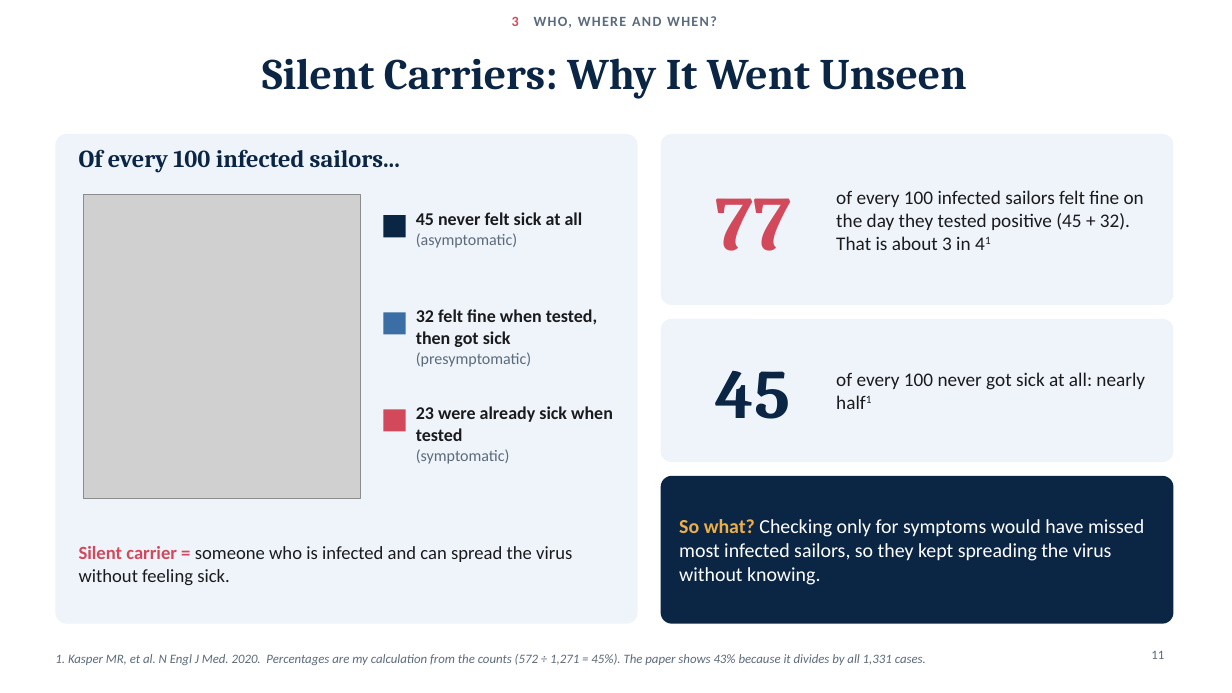
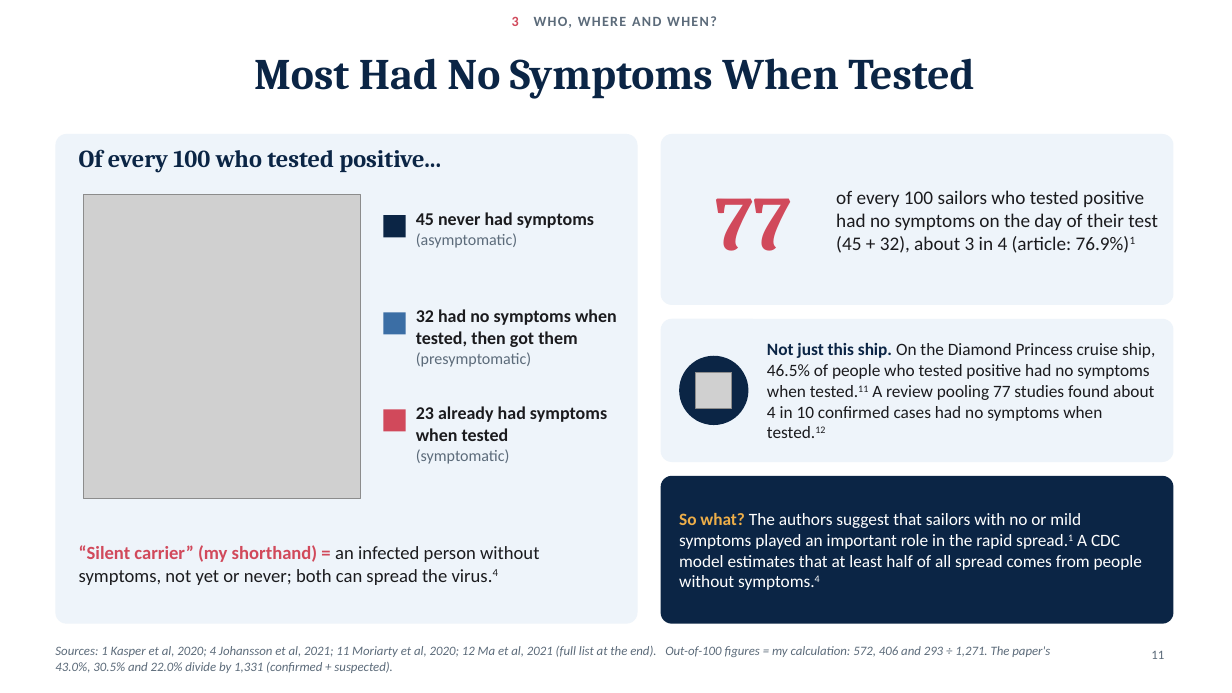
Before and after one commit to adebowa96/Research, a slide deck: slide 11 of Outbreak_of_the_Day/Covid19_Aircraft_Carrier_Outbreak.pptx. Drawn at 1232x693 pixels with LibreOffice and Linux fonts; fonts in the diff are those of the drawing; grey boxes stand for pictures. Boxes give left, top, right and bottom in pixels: in the first picture for what was removed or moved away, otherwise in the second. Text is boxed around its words. In the diff, an @@ line names an element or a change of style, - is before the commit and + after.

```diff
--- a/Outbreak_of_the_Day/Covid19_Aircraft_Carrier_Outbreak.pptx
+++ b/Outbreak_of_the_Day/Covid19_Aircraft_Carrier_Outbreak.pptx
@@ title at bbox=[254, 58, 974, 99]: text changed @@
-Silent Carriers: Why It Went Unseen
+Most Had No Symptoms When Tested
@@ text at bbox=[79, 149, 441, 173]: text changed @@
-Of every 100 infected sailors...
+Of every 100 who tested positive...
@@ text at bbox=[836, 190, 1158, 253]: text changed @@
-of every 100 infected sailors felt fine on the day they tested positive (45 + 32). That is about 3 in 41
+of every 100 sailors who tested positive had no symptoms on the day of their test (45 + 32), about 3 in 4 (article: 76.9%)1
@@ text at bbox=[416, 212, 594, 228]: text changed @@
-45 never felt sick at all
+45 never had symptoms
@@ text at bbox=[416, 309, 617, 347]: text changed @@
-32 felt fine when tested, then got sick
+32 had no symptoms when tested, then got them
@@ ellipse added at bbox=[679, 356, 749, 425], fill #0B2545 @@
@@ text added at bbox=[767, 343, 1155, 438], 13.5 pt, text #1B1B1E @@
+Not just this ship. On the Diamond Princess cruise ship, 46.5% of people who tested positive had no symptoms when tested.11 A review pooling 77 studies found about 4 in 10 confirmed cases had no symptoms when tested.12
@@ picture added at bbox=[696, 372, 732, 409] @@
@@ text removed at bbox=[716, 371, 790, 419] @@
-45
@@ text removed at bbox=[836, 372, 1145, 390] @@
-of every 100 never got sick at all: nearly half1
@@ text at bbox=[416, 406, 607, 441]: text changed @@
-23 were already sick when tested
+23 already had symptoms when tested
@@ text at bbox=[679, 513, 1142, 590]: text changed; size 15.5 to 13.5 pt @@
-So what? Checking only for symptoms would have missed most infected sailors, so they kept spreading the virus without knowing.
+So what? The authors suggest that sailors with no or mild symptoms played an important role in the rapid spread.1 A CDC model estimates that at least half of all spread comes from people without symptoms.4
@@ text at bbox=[79, 545, 539, 585]: text changed @@
-Silent carrier = someone who is infected and can spread the virus without feeling sick.
+“Silent carrier” (my shorthand) = an infected person without symptoms, not yet or never; both can spread the virus.4
@@ text at bbox=[55, 646, 1050, 673]: text changed @@
-1. Kasper MR, et al. N Engl J Med. 2020. Percentages are my calculation from the counts (572 ÷ 1,271 = 45%). The paper shows 43% because it divides by all 1,331 cases.
+Sources: 1 Kasper et al, 2020; 4 Johansson et al, 2021; 11 Moriarty et al, 2020; 12 Ma et al, 2021 (full list at the end). Out-of-100 figures = my calculation: 572, 406 and 293 ÷ 1,271. The paper's 43.0%, 30.5% and 22.0% divide by 1,331 (confirmed + suspected).
```
Also in this commit, not shown: 18 other slides changed, 3 slides added, 1 slide removed.
